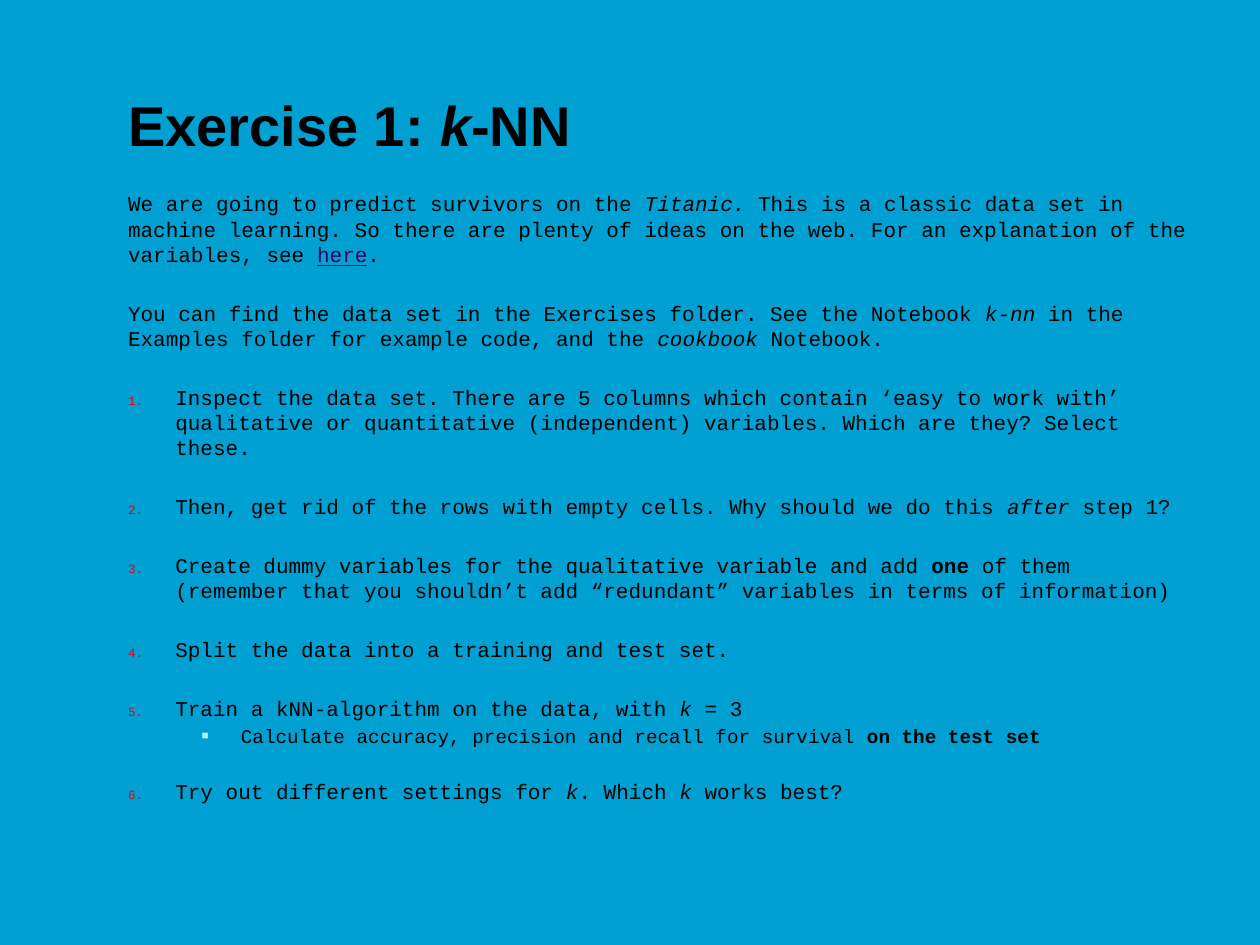
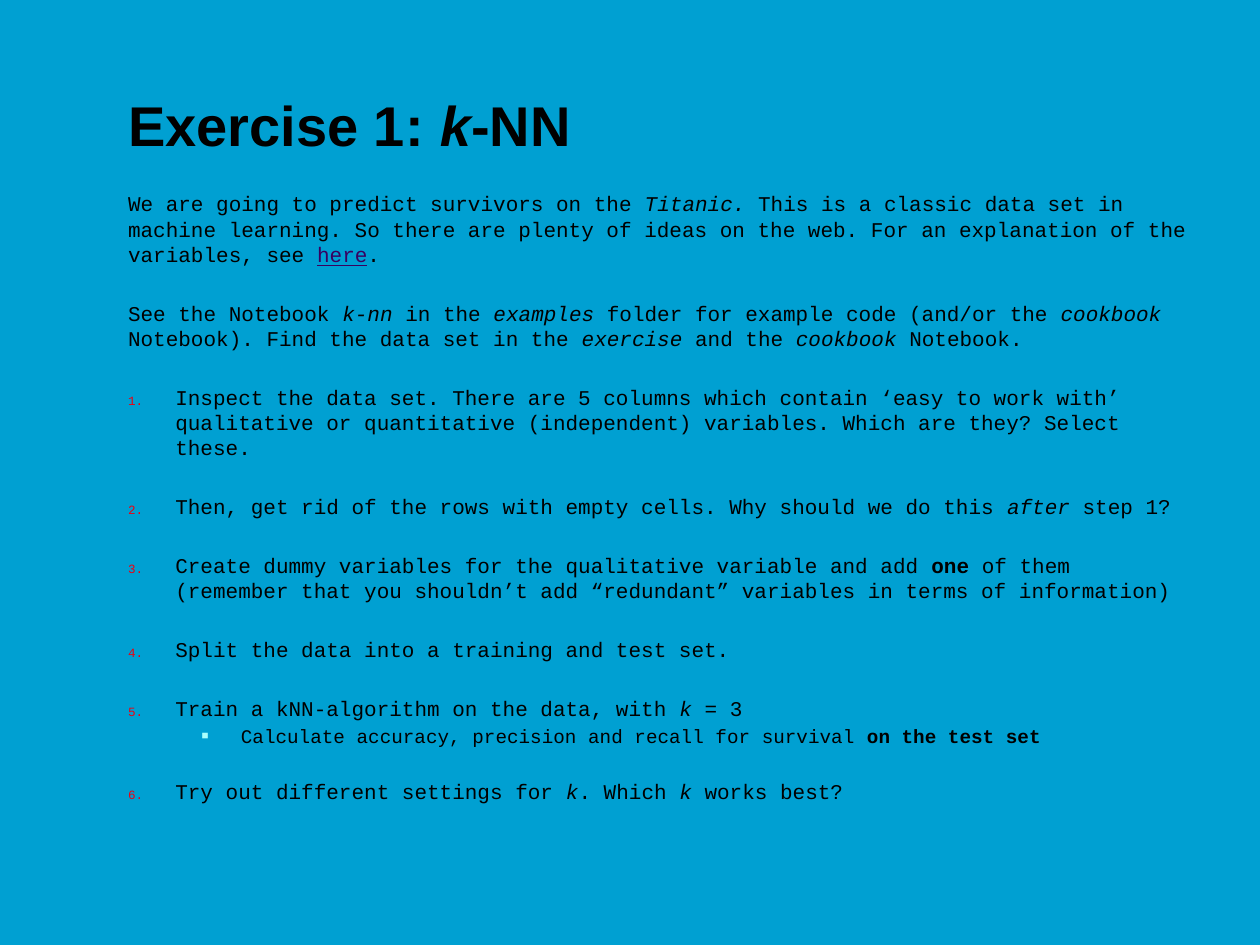
Before and after one commit to jonasmoons/data-driven-learning, a slide deck: slide 9 of slides/Week 5 - machine learning.pptx (slide 8 before the commit). Drawn at 1260x945 pixels with LibreOffice and Linux fonts; fonts in the diff are those of the drawing; background and template pictures are left out. Boxes give left, top, right and bottom in pixels: in the first picture for what was removed or moved away, otherwise in the second. Text is boxed around its words. In the diff, an @@ line names an element or a change of style, - is before the commit and + after.

```diff
--- a/slides/Week 5 - machine learning.pptx
+++ b/slides/Week 5 - machine learning.pptx
@@ text at box(128, 306, 1162, 351): text changed @@
-You can find the data set in the Exercises folder. See the Notebook k-nn in the Examples folder for example code, and the cookbook Notebook.
+See the Notebook k-nn in the examples folder for example code (and/or the cookbook Notebook). Find the data set in the exercise and the cookbook Notebook.
```
Also in this commit, not shown: 1 other slide changed, 1 slide added, 3 other files.
